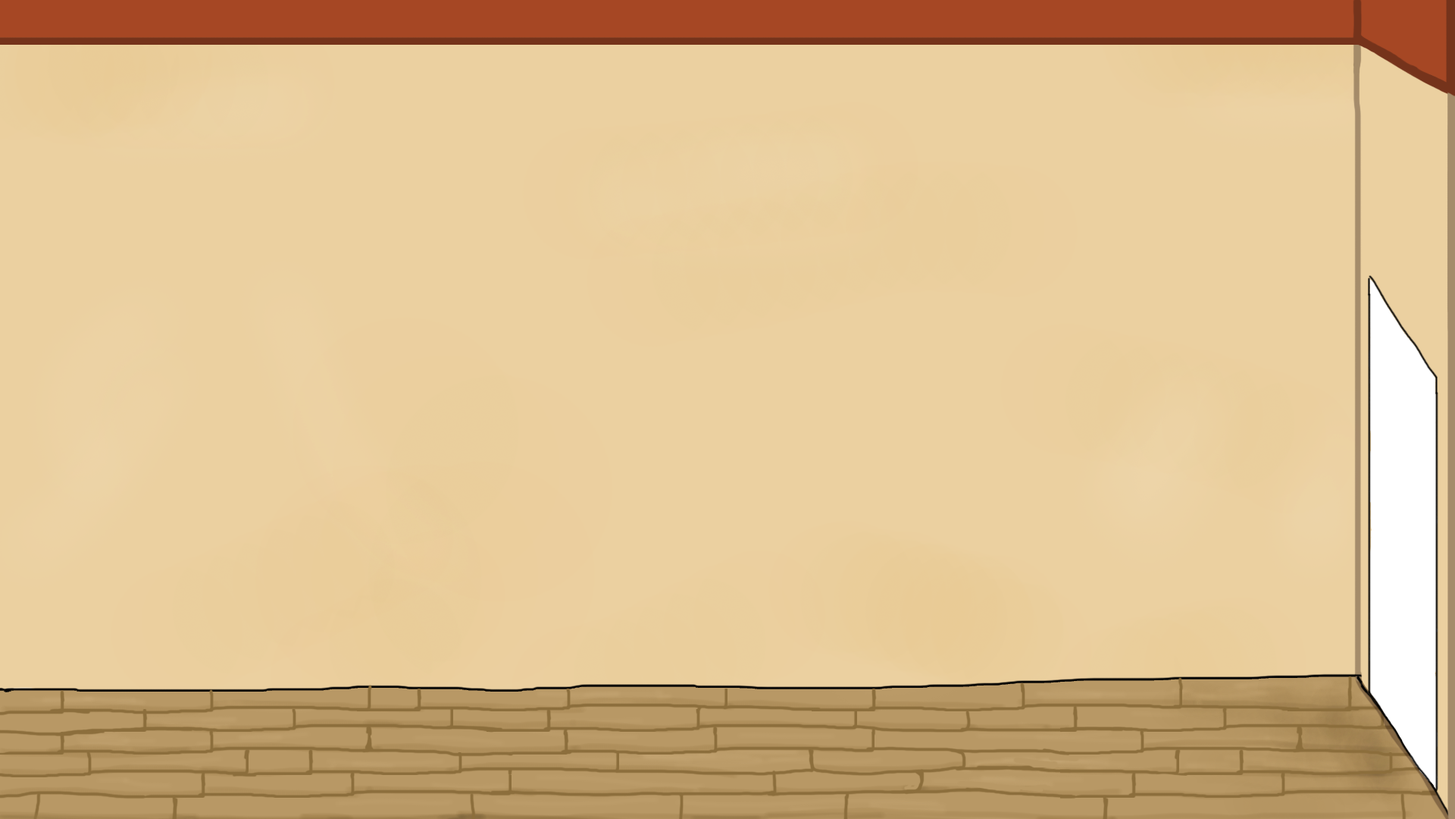
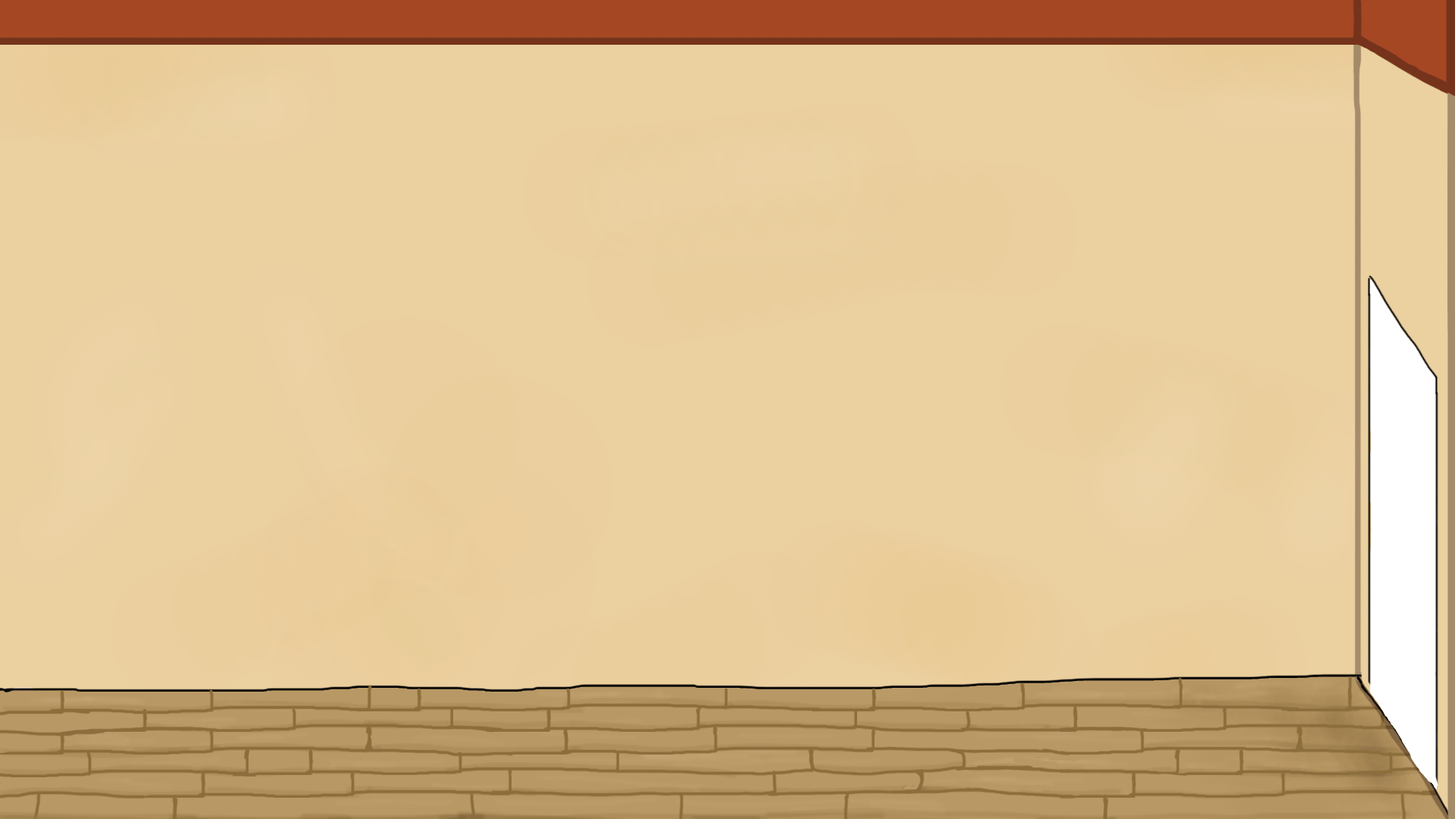
Layers edited between the first and the second 1455x819 image:
painted on "форма двери" over (1367, 680, 1439, 793)
